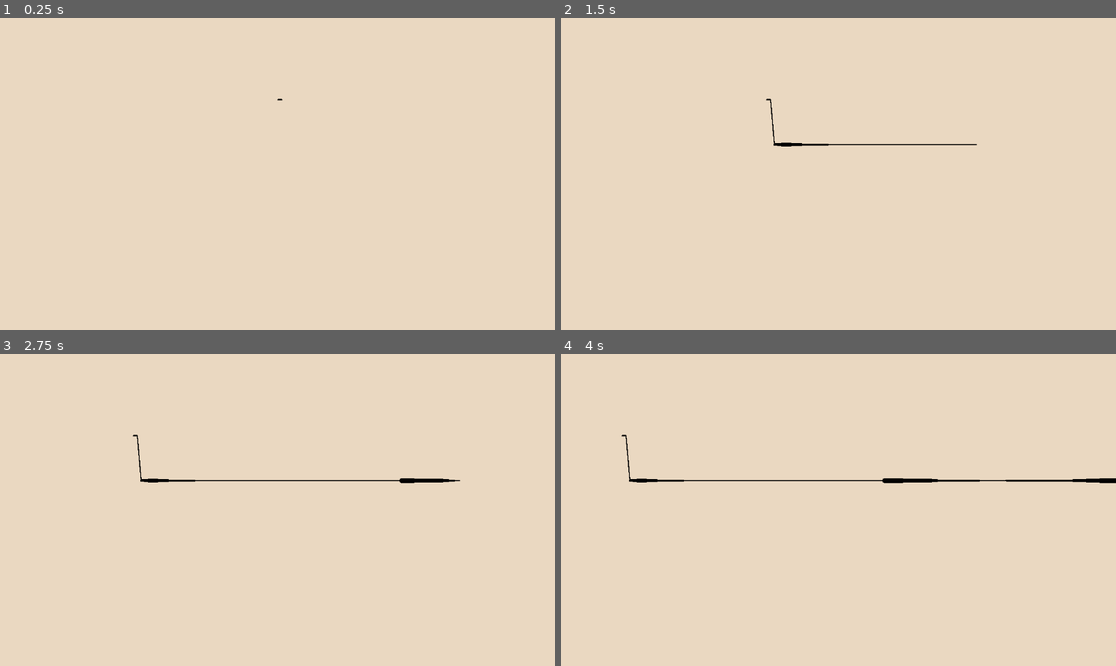
Above: before the commit, frames 1-4 (two rows, left to right).
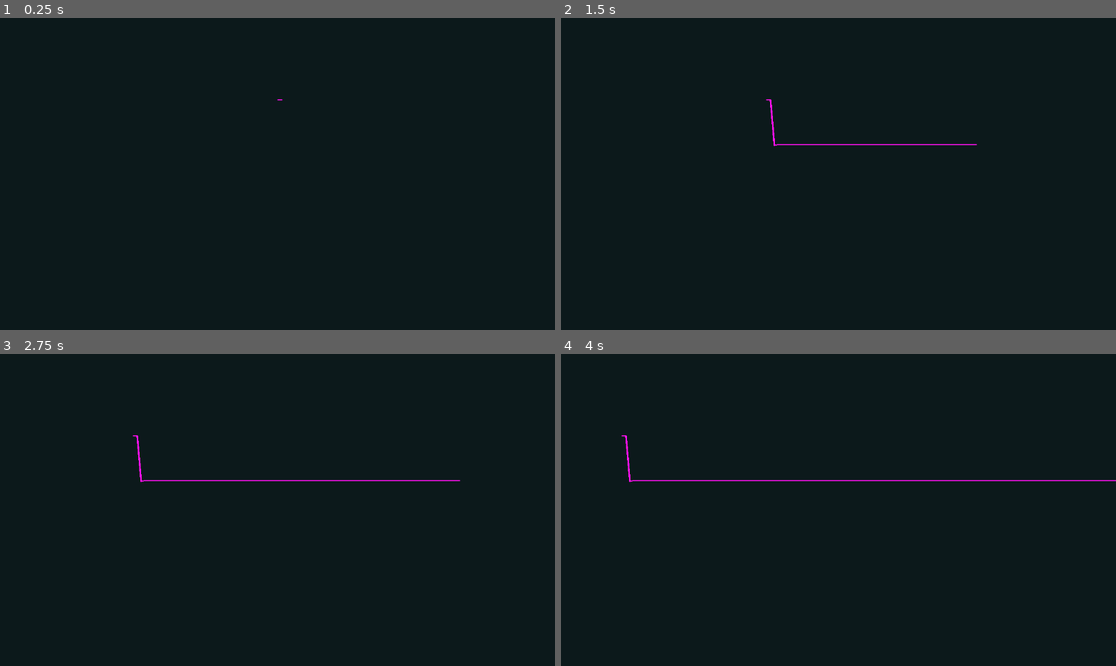
Above: after the commit, the same moments.

Repository: thcrock/line-music-visualizer
Game: Godot game, scene res://player.tscn
Two runs of this game, one before a commit and one after it. Both use one fixed random seed, a clock stepped at 60 frames per second and the inputs below. The engine's default icon, where the game draws it, is replaced by a stand-in: a white triangle on a blue panel in a dark square.
Inputs (mouse positions are in pixels of both pictures, inside the frame that each line leads up to):
- Up to frame 1 (0.25 s): no input
- Up to frame 2 (1.5 s): tap Enter (ui_accept) at 0.5, 0.77 s; move the mouse to (960, 158) at 0.52 s; hold Right (ui_right) from 0.53 s (still down); move the mouse to (727, 189) at 1.27 s
- Up to frame 3 (2.75 s): tap Enter (ui_accept) at 1.52, 2 s; move the mouse to (333, 441) at 2.02 s; release Right (ui_right) at 2.03 s; hold Left (ui_left) from 2.03 s (still down)
- Up to frame 4 (4 s): tap Enter (ui_accept) at 2.75, 3.02, 3.77 s; move the mouse to (810, 572) at 2.77 s; release Left (ui_left) at 2.78 s; hold Right (ui_right) from 2.78 s (still down); move the mouse to (1005, 556) at 3.52 s

The runs differ from the first frame. In frame 1, 100% of the frame differs, in the area x 0-100%, y 0-100%; in frame 2, 100%; in frame 3, 100%; in frame 4, 100%.

Commit message:
Multiple buses

Diff:
--- a/Trail.gd
+++ b/Trail.gd
@@ -101,35 +101,31 @@
 		new_width = max;
 	return new_width
 
-func new_line(parent_line: Line2D, fromPos: Vector2, toPos: Vector2):
+func new_line(parent_line: Line2D, fromPos: Vector2, toPos: Vector2, radians: float):
 	var line = Line2D.new()
 	line.begin_cap_mode = 2
 	line.end_cap_mode = 2
 	line.joint_mode = 2
-	self.points_left_in_direction -= 1;
-	if self.points_left_in_direction > 0:
-		#print('continuing current width direction of ' + str(self.current_width_direction))
-		line.width = self._compute_new_width(self.current_width_direction)
-	else:
-		var next = rng.randi_range(0, 2)
-		if next == 0:
-			self.current_width_direction = DIRECTION.EQU;
-			self.points_left_in_direction = 3
-		elif next == 1:
-			self.current_width_direction = DIRECTION.DEC;
-			self.points_left_in_direction = 4
-		else:
-			self.current_width_direction = DIRECTION.INC;
-			self.points_left_in_direction = 4
-		#print('chose new width direction of ' + str(self.current_width_direction))
-
-		line.width = self._compute_new_width(self.current_width_direction)
-		print(line.width)
+	var maxThick = 10
+	var minThick = 2
+	#print('radians = ' + str(radians))
+	var shouldGetThick : bool = true if toPos.y > (fromPos.y + 10) else false
+	if shouldGetThick and parent_line != null and parent_line.width < maxThick:
+		line.width = parent_line.width + 1.5
+	if parent_line == null:
+		line.width = minThick
+	if not shouldGetThick:
+		line.width = minThick
+	#print(line.width)
 
 	self.last_width = line.width;
 
 	line.antialiased = true;
-	line.default_color = Color(0, 0, 0, 1)
+	line.default_color = Color(255.0/255, 16.0/255, 240.0/255, 1)
+	if line.width > minThick:
+		var fudgeFactor = line.width - minThick
+		fromPos.y += fudgeFactor
+		toPos.y += fudgeFactor
 	var points = [
 		fromPos,
 		toPos
@@ -145,14 +141,7 @@
 # Called every frame. 'delta' is the elapsed time since the previous frame.
 func _process(delta):
 	self._mutate_old_points(delta)
-	#if not queue:
-	#	var pos = _get_position()
-	#	pos.x = pos.x + 15
-	#	queue.push_front(pos)
-	#	queueRadians.push_front(0)
-	#	queueHowLongLived.push_front(0)
-	#	queueOriginalValues.push_front(0)
-	#	time_since_last_point = 0
+
 	time_since_last_point += delta
 	if time_since_last_point > point_every:
 		time_since_last_point = 0
@@ -164,53 +153,30 @@
 		if not impulse:
 			impulse = 0
 		var impulseRadians = remap(impulse, 0, 200, -1.0, 1.0)
-		#print("adding height " + str(energied_height))
-		#if last_sign:
-			#pos.y += impulse
-			#last_sign = false
-		#else:
+		var newRadians = 0
 		if queue.size() > 2:
 			if DEBUG:
 				print('prev radians = ' + str(queueRadians[0]))
 				print('prev radians + delta = ' + str(queueRadians[0] + (delta*speed)))
 				print('with sin = ' + str(sin(queueRadians[0] + (delta*speed))))
-			var newRadians = (sin(queueRadians[0] + (delta*speed)))
+			newRadians = (sin(queueRadians[0] + (delta*speed)))
 			if DEBUG:
 				print("New Radians = " + str(newRadians))
 			pos.y = _get_position().y + (newRadians * impulse)
-			#if impulse:
-			#	pos.y = pos.y + (sin(queueRadians[-1] - (delta*3)))
-			#else:
-				#pos.y = pos.y + (sin(queueRadians[-1] - (delta*3)))
 		else:
 			pos.y  = _get_position().y + (sin(0 + (delta*DELTA_MULTIPLIER)) * impulse)
+			newRadians = 0
 		if DEBUG:
 			print("pushing impulse " + str(impulse) + " at y " + str(pos.y))
-			#last_sign = true
-
-		#queue.insert(0, pos)
-		#add_point(pos, 0)
-		#width_curve.clear_points()
-		#print('point count = ' + str(self.get_point_count()))
-		#print('saved width count = ' + str(saved_widths.size()))
-		#var curve_increment : float = 1.0 / self.get_point_count()
-		#for i in range(0, self.get_point_count()):
-		#	if saved_widths.size() > i:
-		#		width_curve.add_point(Vector2(curve_increment*i, saved_widths[i]))
-		#	else:
-		#		var newwidth = rng.randf() * 5
-		#		saved_widths.insert(i, newwidth)
-		#		width_curve.add_point(Vector2(curve_increment*i, newwidth))
-			#print('added at curve increment ' + str(curve_increment*i))
-		#print(saved_widths)
-		#width_curve.bake()
+
+
 		var old_point = null;
 		if last_parent != null:
 			old_point = last_parent.get_point_position(1)
-			var nl = new_line(last_parent, old_point, pos)
+			var nl = new_line(last_parent, old_point, pos, newRadians)
 			last_parent = nl;
 		elif last_point != Vector2.ZERO:
-			var nl = new_line(null, last_point, pos)
+			var nl = new_line(null, last_point, pos, newRadians)
 			last_parent = nl;
 		else:
 			print('initial point = ' + str(pos))
@@ -229,23 +195,6 @@
 				print(queueRadians[i])
 		if DEBUG:
 			print('ending queue')
-
-	#clear_points()
-	#if queue.size() > 0:
-		#add_point(queue[0])
-	#if DEBUG:
-	#	print('starting queue')
-	#add_point(Vector2(630, 300))
-	#self.width_curve.clear_points()
-	#for point in queue:
-	#	self.width_curve.add_point(point)
-	#self.width_curve.bake()
-	#for i in range(0, queue.size()):
-	#	add_point(self.queue[i])
-	#if DEBUG:
-	#	print('ending queue')
-	#var p = self.width_curve.get_baked_points
-	#print(p)
 
 
 func _get_position():
--- a/default_bus_layout.tres
+++ b/default_bus_layout.tres
@@ -1,8 +1,28 @@
-[gd_resource type="AudioBusLayout" load_steps=2 format=3 uid="uid://byxtiup0hs2og"]
+[gd_resource type="AudioBusLayout" load_steps=3 format=3 uid="uid://byxtiup0hs2og"]
 
 [sub_resource type="AudioEffectSpectrumAnalyzer" id="AudioEffectSpectrumAnalyzer_ihlsb"]
 resource_name = "SpectrumAnalyzer"
 
+[sub_resource type="AudioEffectReverb" id="AudioEffectReverb_5w7jr"]
+resource_name = "Reverb"
+room_size = 0.64
+damping = 0.6
+wet = 0.37
+
 [resource]
 bus/0/effect/0/effect = SubResource("AudioEffectSpectrumAnalyzer_ihlsb")
 bus/0/effect/0/enabled = true
+bus/0/effect/1/effect = SubResource("AudioEffectReverb_5w7jr")
+bus/0/effect/1/enabled = true
+bus/1/name = &"Flute"
+bus/1/solo = false
+bus/1/mute = false
+bus/1/bypass_fx = false
+bus/1/volume_db = 0.0
+bus/1/send = &"Master"
+bus/2/name = &"Guitar"
+bus/2/solo = false
+bus/2/mute = false
+bus/2/bypass_fx = false
+bus/2/volume_db = 0.0
+bus/2/send = &"Master"
--- a/player.tscn
+++ b/player.tscn
@@ -1,10 +1,11 @@
-[gd_scene load_steps=6 format=3 uid="uid://d1buhsdr2l6fu"]
+[gd_scene load_steps=7 format=3 uid="uid://d1buhsdr2l6fu"]
 
 [ext_resource type="Script" path="res://player.gd" id="1_p7cck"]
 [ext_resource type="Texture2D" uid="uid://b7dg4pfv5wkuv" path="res://icon.svg" id="2_5ggw5"]
 [ext_resource type="PackedScene" uid="uid://dcu83qqbw8nt7" path="res://trail.tscn" id="3_ucavu"]
 [ext_resource type="Script" path="res://TrailObject.gd" id="4_s4he6"]
-[ext_resource type="AudioStream" uid="uid://cq2m8he4u3ic5" path="res://winter_moon_liveclarinet.mp3" id="5_yvdvm"]
+[ext_resource type="AudioStream" uid="uid://bo3w2ubdm07s7" path="res://Wild Birds-Flute.mp3" id="5_swedl"]
+[ext_resource type="AudioStream" uid="uid://1k22y7q88cnc" path="res://Wild Birds-Classical_Guitar.mp3" id="6_nwplg"]
 
 [node name="player" type="CharacterBody2D"]
 position = Vector2(591, 163)
@@ -24,5 +25,11 @@
 MAX_LENGTH = 39
 
 [node name="Player" type="AudioStreamPlayer" parent="."]
-stream = ExtResource("5_yvdvm")
+stream = ExtResource("5_swedl")
 autoplay = true
+bus = &"Flute"
+
+[node name="Player2" type="AudioStreamPlayer" parent="."]
+stream = ExtResource("6_nwplg")
+autoplay = true
+bus = &"Guitar"
--- a/project.godot
+++ b/project.godot
@@ -17,9 +17,9 @@
 
 [editor]
 
-movie_writer/movie_file="/home/thcrock/Videos/line_music_visualizer/visualizer_boosted.avi"
+movie_writer/movie_file="/home/thcrock/Videos/line_music_visualizer/visualizer_vs_bass.avi"
 
 [rendering]
 
 renderer/rendering_method="mobile"
-environment/defaults/default_clear_color=Color(0.917647, 0.847059, 0.756863, 1)
+environment/defaults/default_clear_color=Color(0.0470588, 0.0980392, 0.105882, 1)
